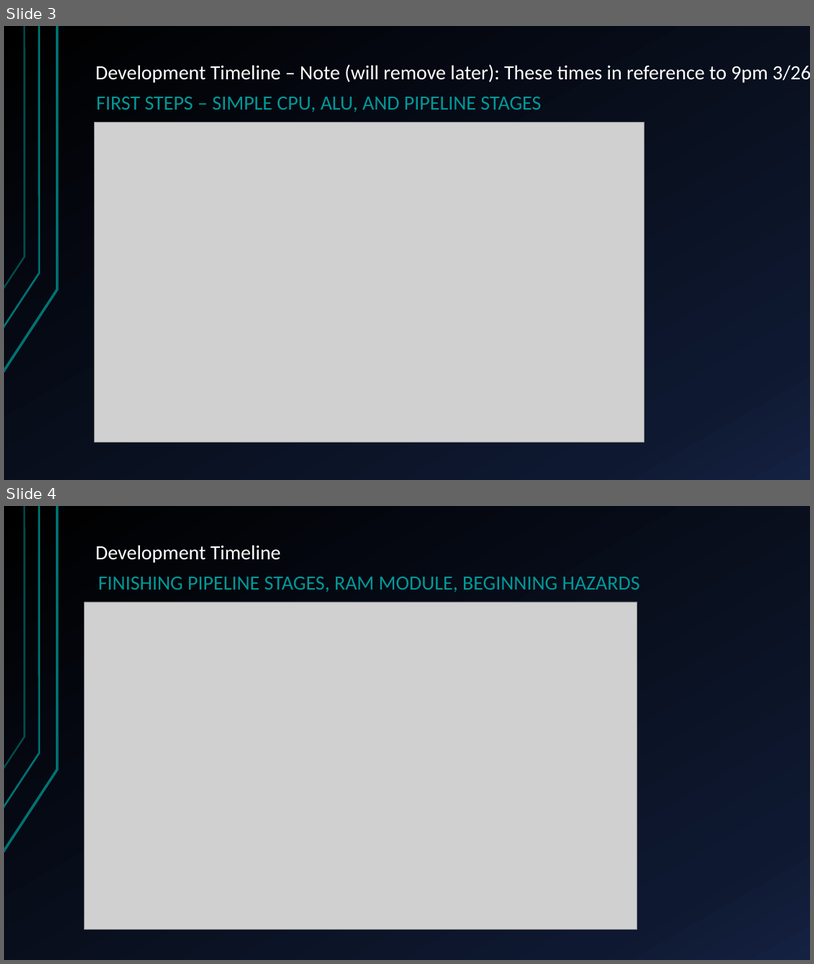
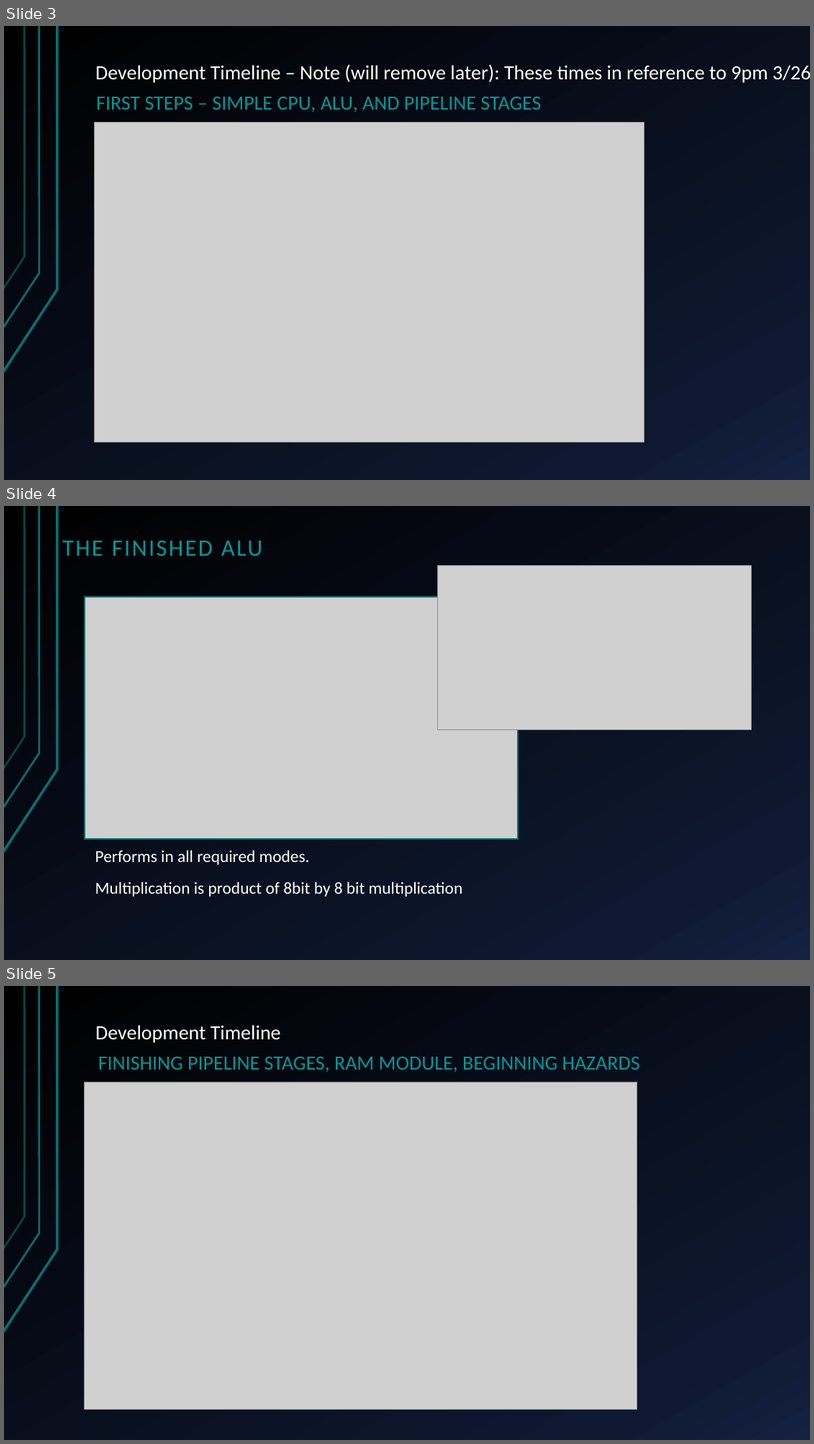
Before and after one commit to HansSanitizer/CENG-450-Project, a slide deck: Documentation/Long-Mann 16-Bit RISC Processor.pptx. Shown one above the other, each under a label of ours: slides 3 and 4 before the commit, slides 3, 4 and 5 after it. The pictures are 814x964 and 814x1444 pixels, drawn with LibreOffice and Linux fonts; fonts in the diff are those of the drawing; grey boxes stand for pictures. Boxes give left, top, right and bottom in pixels: in the first picture for what was removed or moved away, otherwise in the second. Text is boxed around its words. In the diff, an @@ line names an element or a change of style, - is before the commit and + after.

```diff
--- a/Documentation/Long-Mann 16-Bit RISC Processor.pptx
+++ b/Documentation/Long-Mann 16-Bit RISC Processor.pptx
@@ slide 4 added at (x1=4, y1=506, x2=810, y2=960), background gradient #000000 to #0F1931 to #142242; not listed: 3 template elements that a slide beside it also shows @@
@@ title added at (x1=62, y1=541, x2=262, y2=556), 28 pt, text #009999 @@
+THE FINISHED ALU
@@ picture added at (x1=437, y1=565, x2=751, y2=729) @@
@@ picture added at (x1=85, y1=597, x2=518, y2=839) @@
@@ text added at (x1=95, y1=849, x2=463, y2=896), 20 pt, text #FFFFFF @@
+Performs in all required modes.
+Multiplication is product of 8bit by 8 bit multiplication
@@ what was slide 4 is now slide 5 @@
```
Also in this commit, not shown: 1 slide changed, 7 other slides added, 2 slides removed.
